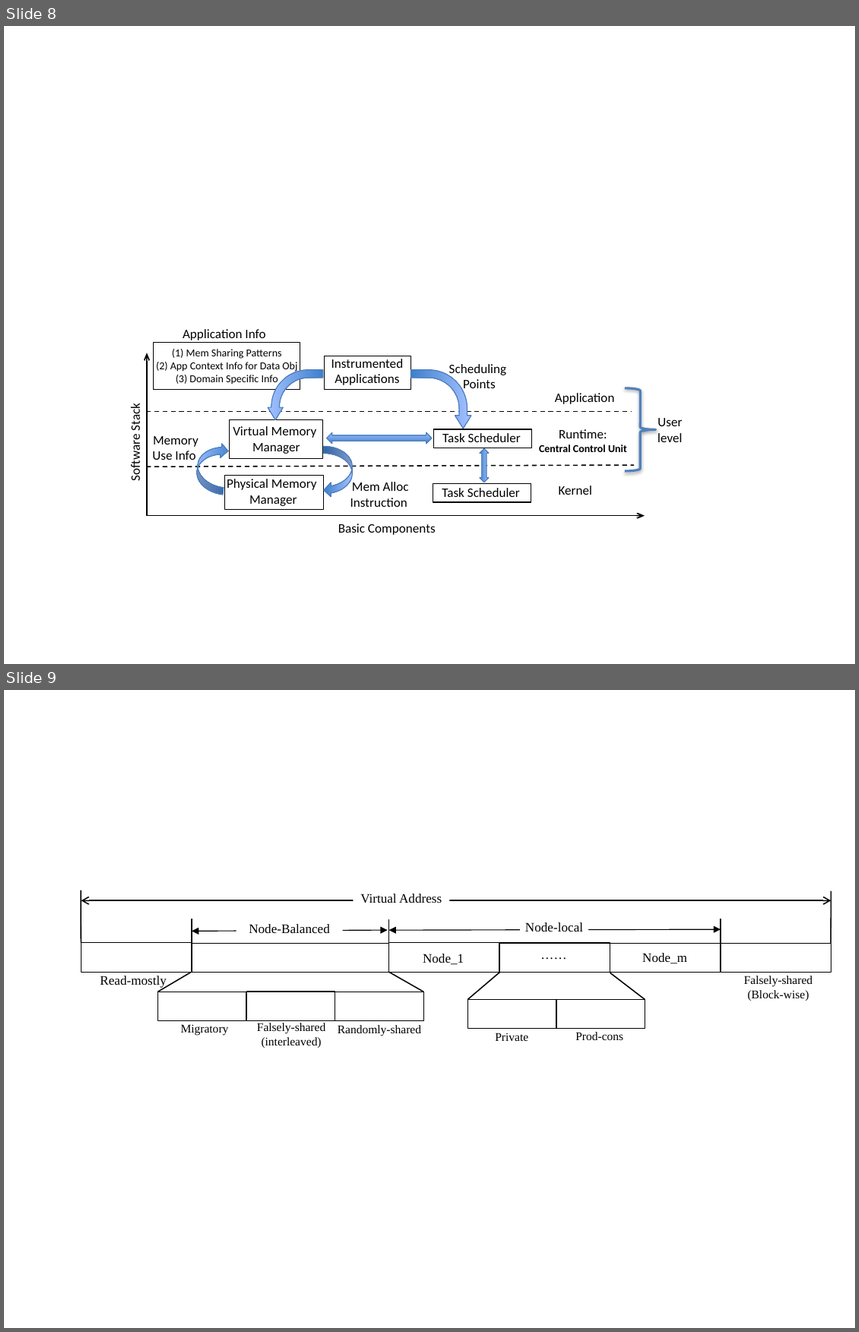
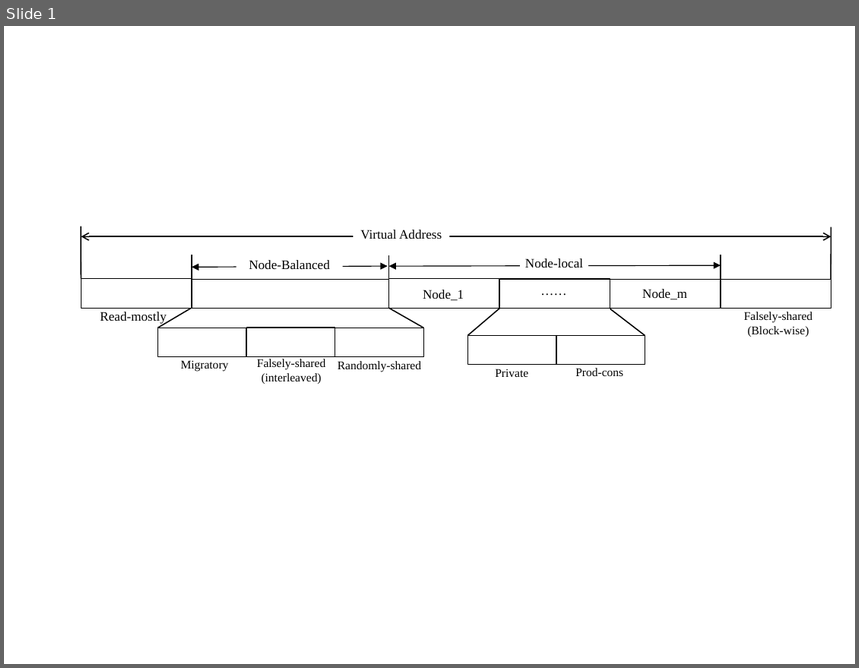
Before and after one commit to UTSASRG/numalloc, a slide deck: paper/figure/numalloc.pptx. Shown one above the other, each under a label of ours: slides 8 and 9 before the commit, slide 1 after it. The pictures are 859x1332 and 859x668 pixels, drawn with LibreOffice and Linux fonts; fonts in the diff are those of the drawing. Boxes give left, top, right and bottom in pixels: in the first picture for what was removed or moved away, otherwise in the second. Text is boxed around its words. In the diff, an @@ line names an element or a change of style, - is before the commit and + after.

```diff
--- a/paper/figure/numalloc.pptx
+++ b/paper/figure/numalloc.pptx
@@ slide 8 removed at (4,26,855,664), background #FFFFFF @@
@@ rectangle removed at (153,342,300,389) @@
-(1) Mem Sharing Patterns
-(2) App Context Info for Data Obj
-(3) Domain Specific Info
@@ text removed at (183,329,265,341) @@
-Application Info
@@ arrow removed from (147, 516) to (147, 353) @@
@@ rectangle removed at (324,357,411,389) @@
@@ text removed at (332,359,404,385) @@
-Instrumented
-Applications
@@ text removed at (449,364,507,392) @@
-Scheduling
-Points
@@ bent arrow removed at (268,370,323,420) @@
@@ bent arrow removed at (411,370,471,429) @@
@@ right brace removed at (624,389,655,471) @@
@@ text removed at (128,405,144,480) @@
-Software Stack
@@ line removed from (146, 411) to (631, 411) @@
@@ text removed at (555,393,615,404) @@
-Application
@@ rectangle removed at (150,432,199,464) @@
-Memory
-Use Info
@@ rectangle removed at (229,420,322,459) @@
@@ text removed at (233,427,317,454) @@
-Virtual Memory
-Manager
@@ left right arrow removed at (326,433,431,444) @@
@@ rectangle removed at (434,430,531,449) @@
@@ text removed at (443,433,521,442) @@
-Task Scheduler
@@ text removed at (539,430,627,452) @@
-Runtime:
-Central Control Unit
@@ text removed at (658,418,682,442) @@
-User level
@@ curved down arrow removed at (195,440,229,494) @@
@@ curved down arrow removed at (324,446,352,497) @@
@@ left right arrow removed at (480,449,489,483) @@
@@ line removed from (146, 467) to (634, 465) @@
@@ rectangle removed at (225,475,324,509) @@
@@ text removed at (227,479,317,506) @@
-Physical Memory
-Manager
@@ text removed at (351,482,409,507) @@
-Mem Alloc
-Instruction
@@ rectangle removed at (433,484,531,503) @@
@@ text removed at (442,488,520,497) @@
-Task Scheduler
@@ text removed at (559,486,593,495) @@
-Kernel
@@ arrow removed from (146, 516) to (645, 516) @@
@@ text removed at (338,524,436,535) @@
-Basic Components
@@ what was slide 9 is now slide 1 @@
```
Also in this commit, not shown: 4 slides added, 7 other slides removed, 9 other files.
